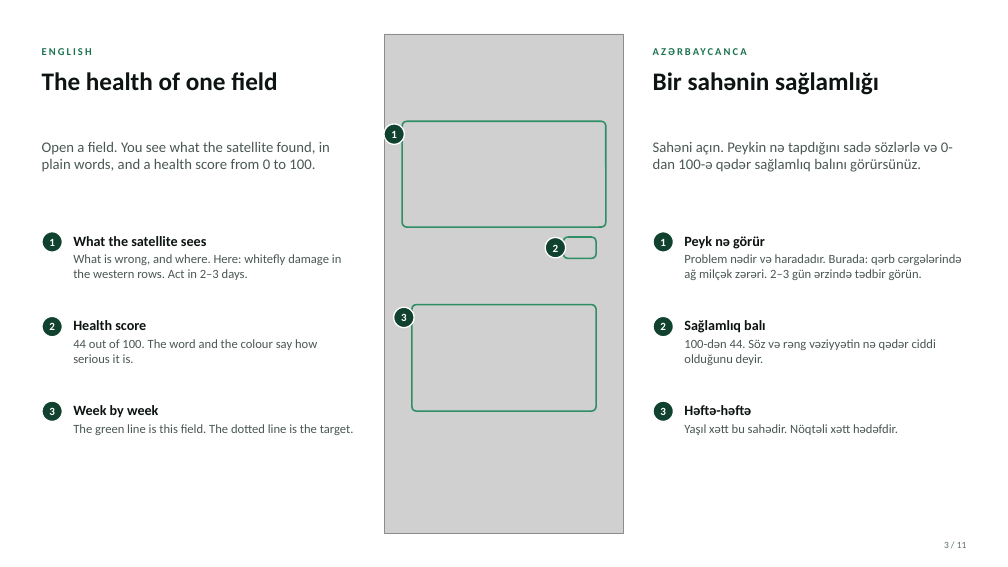
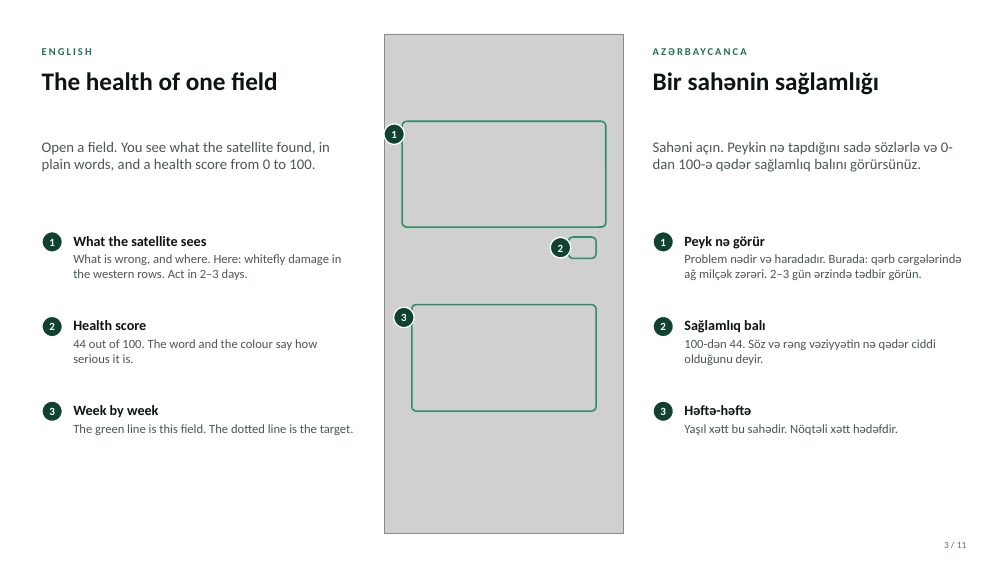
Before and after one commit to romainbigare/white-label-mockup, a slide deck: slide 3 of docs/Wafra_Farm_Health_and_Advice_v1.7.1.pptx. Drawn at 1008x567 pixels with LibreOffice and Linux fonts; fonts in the diff are those of the drawing; grey boxes stand for pictures. Boxes give left, top, right and bottom in pixels: in the first picture for what was removed or moved away, otherwise in the second. Text is boxed around its words. In the diff, an @@ line names an element or a change of style, - is before the commit and + after.

```diff
--- a/docs/Wafra_Farm_Health_and_Advice_v1.7.1.pptx
+++ b/docs/Wafra_Farm_Health_and_Advice_v1.7.1.pptx
@@ text "2": place and size @@
-text "2" at (553, 244, 559, 252)
+text "2" at (558, 244, 564, 252)
@@ ellipse: place and size @@
-ellipse at (545, 237, 566, 258)
+ellipse at (551, 237, 571, 258)
@@ rounded rectangle: place and size @@
-rounded rectangle at (563, 237, 596, 259)
+rounded rectangle at (569, 237, 597, 259)
```
Also in this commit, not shown: 7 other slides changed, 15 other files.
